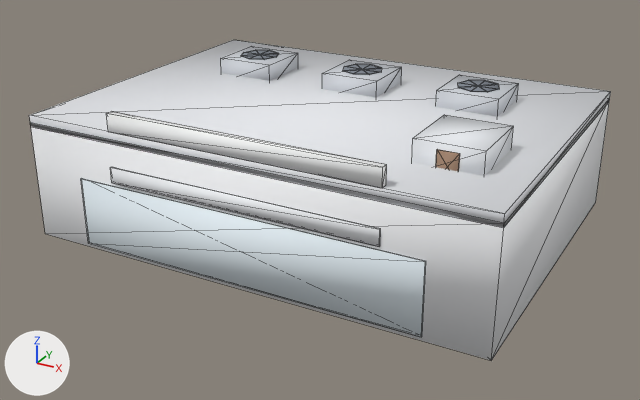
Before and after pictures for a commit that changed the glTF model assets/models/grocery-store.glb.
Rendered twice from a 50 mm camera at (20.4, -38.3, 20.1) aimed at (0.0, -1.2, 1.5). Lighting does not change. The marker at lower left points along +X, +Y and +Z. The first picture is the older version. Mesh edges are drawn as thin lines. Where no turn or scale is listed for an object, it has been applied to the vertices.

Names of what the first picture shows: 'geometry_0'.
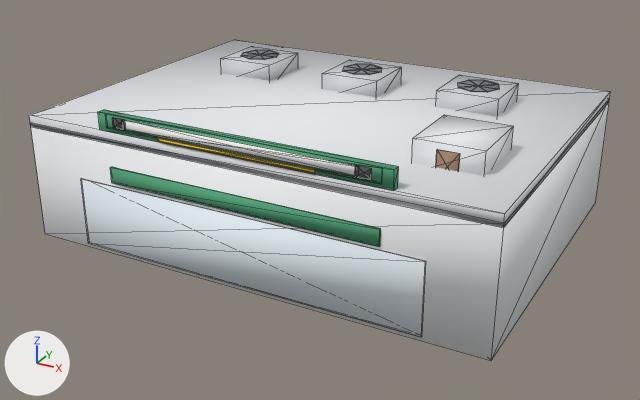
Pixel boxes (x1, y1, x2, y2) of what changed, in the pictures (640 x 400 px; the box of a moved part takes in the faces that stretch with it):
part 1 of me_geometry_0, added: after (98, 110, 399, 191)
part 2 of me_geometry_0, added: after (122, 120, 358, 177)
part 3 of me_geometry_0, added: after (112, 117, 125, 130)
part 4 of me_geometry_0, added: after (355, 165, 372, 180)
part 5 of me_geometry_0, added: after (158, 138, 315, 174)
part 6 of me_geometry_0, moved or reshaped: before (106, 111, 387, 188); after (105, 114, 383, 184)
part 7 of me_geometry_0, recoloured (white to green): (110, 167, 381, 247) in both

What the commit changed:
me_geometry_0 is used by ob_geometry_0; location (0.0, 0.0, 0.0).
me_geometry_0 had 150 vertices, 240 faces and spanned x -12.0..12.0, y -9.0..9.0, z 0.0..7.5.
me_geometry_0 now has 190 vertices, 300 faces and spans x -12.0..12.0, y -9.0..9.0, z 0.0..7.5.
me_geometry_0 part 1: a new loose piece, a box spanning x -7.5..7.5, y -8.89..-8.49, z 6.43..7.31, in mat_sww_flat_vertex.
me_geometry_0 part 2: a new loose piece, a box spanning x -6.0..6.0, y -9.0..-8.941, z 6.745..7.183, in mat_sww_flat_vertex.
me_geometry_0 part 3: a new loose piece, a box spanning x -6.55..-5.85, y -9.0..-8.941, z 6.721..7.208, in mat_sww_flat_vertex.
me_geometry_0 part 4: a new loose piece, a box spanning x 5.85..6.55, y -9.0..-8.941, z 6.721..7.208, in mat_sww_flat_vertex.
me_geometry_0 part 5: a new loose piece, a box spanning x -4.0..4.0, y -8.97..-8.931, z 6.487..6.662, in mat_sww_flat_vertex.
Part 6, on me_geometry_0:
4 vertices are removed from x -7.0..7.0, y -8.9..-8.5, z 6.4..7.3.
12 faces are deleted.
2 vertices move from x -7.0..7.0, y -8.9..-8.5, z 6.4 to x -7.0..7.0, y -9.0..-8.9, z 6.6.
4 vertices are added at (-7.0, -9.0, 6.6), (7.0, -9.0, 7.3), (-7.0, -9.0, 7.3), (7.0, -8.9, 6.6).
12 new faces join them.
me_geometry_0 part 7: 12 kept faces spanning x -7.0..7.0, y -9.0..-8.9, z 3.9..4.7 get new vertex colours; the middle colour goes from white #f8fafd to green #53a97d.
